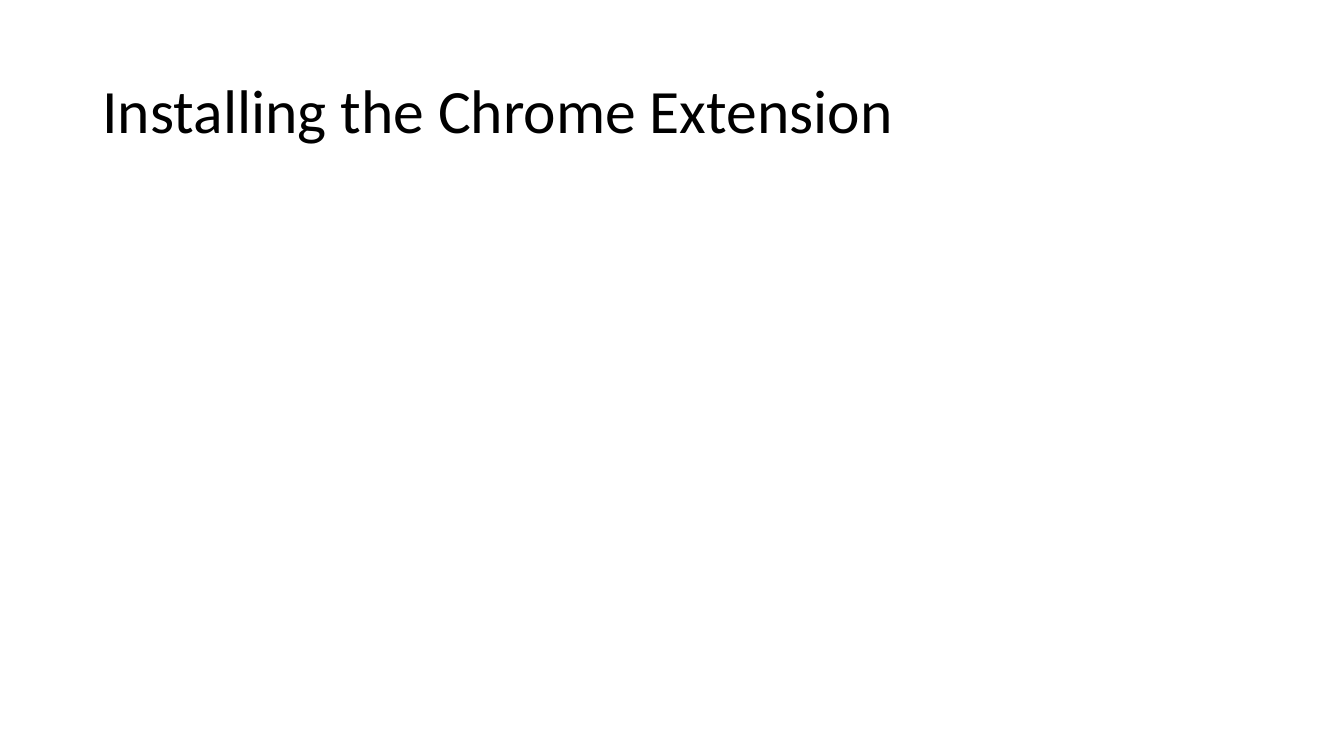
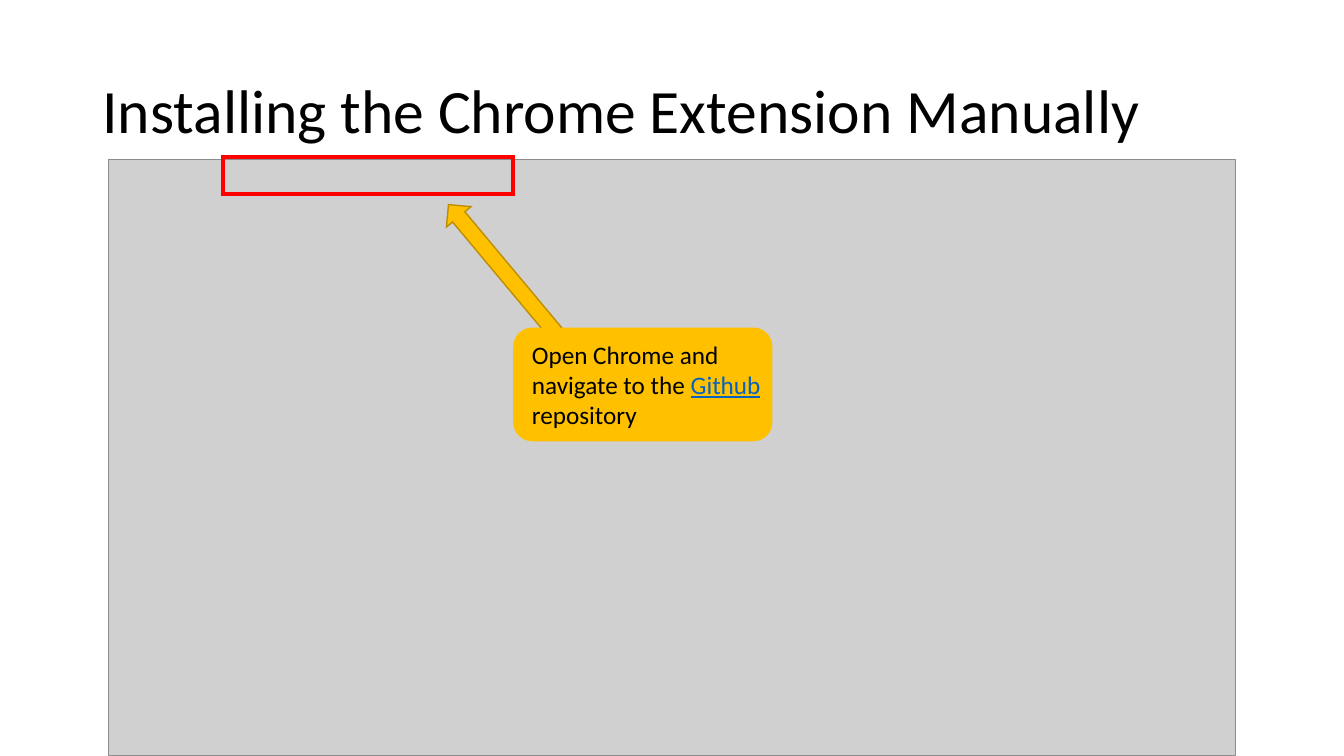
Before and after one commit to 1000000000000000000000000000000/BenchlingBuddy, a slide deck: slide 3 of README.pptx (slide 2 before the commit). Drawn at 1344x756 pixels with LibreOffice and Linux fonts; fonts in the diff are those of the drawing; grey boxes stand for pictures. Boxes give left, top, right and bottom in pixels: in the first picture for what was removed or moved away, otherwise in the second. Text is boxed around its words. In the diff, an @@ line names an element or a change of style, - is before the commit and + after.

```diff
--- a/README.pptx
+++ b/README.pptx
@@ title at bbox=[102, 90, 1139, 144]: text changed @@
-Installing the Chrome Extension
+Installing the Chrome Extension Manually
@@ picture added at bbox=[109, 159, 1236, 756] @@
@@ rectangle added at bbox=[223, 157, 513, 195], outline #FF0000 3 pt @@
@@ left arrow added at bbox=[436, 195, 567, 343], fill #FFC000, outline #BD8E00 1 pt @@
@@ rounded rectangle added at bbox=[513, 328, 772, 442], fill #FFC000 @@
@@ text added at bbox=[532, 346, 761, 428], 18 pt, text #000000 @@
+Open Chrome and navigate to the Github repository
```
Also in this commit, not shown: 9 slides added.
